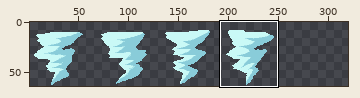
Two versions of one sprite sheet, RogueNaraka/Assets/Sprites/Skill/skill_spr_tornado.png. The first picture is a wide view before the edit; the outline marks the close-up.
Close-up. Before the edit:
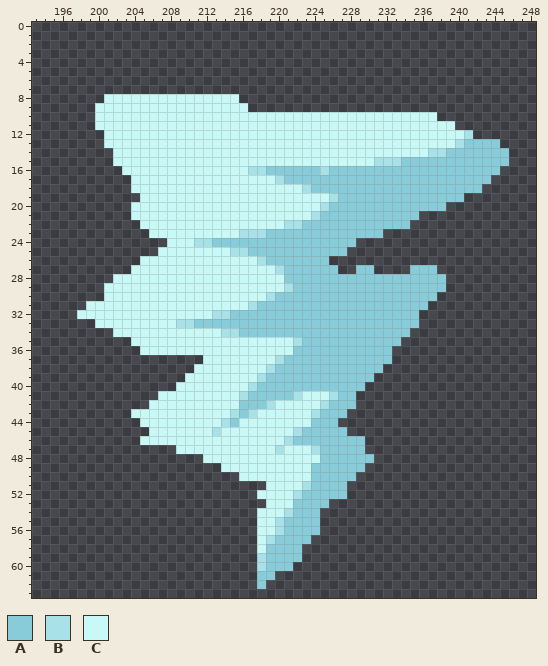
The file is 256x64 pixels. Shown: x 193..248, y 0..63. The old version is drawn lined up with the new one, on the new canvas. The wide view leaves out empty margins. The commit also changed other parts of the picture, which this record leaves out.
Palette (. is transparent): A #89ccd9  B #a8e2e8  C #c9f9f6
Pixels before (only the part around the change), first column x 193:
 0 ........................................................
 1 ........................................................
 2 ........................................................
 3 ........................................................
 4 ........................................................
 5 ........................................................
 6 ........................................................
 7 ........................................................
 8 ........CCCCCCCCCCCCCCC.................................
 9 .......CCCCCCCCCCCCCCCCC................................
10 .......CCCCCCCCCCCCCCCCCCCCCCCCCCCCCCCCCCCCCC...........
11 .......CCCCCCCCCCCCCCCCCCCCCCCCCCCCCCCCCCCCCCCC.........
12 ........CCCCCCCCCCCCCCCCCCCCCCCCCCCCCCCCCCCCCCCCB.......
13 ........CCCCCCCCCCCCCCCCCCCCCCCCCCCCCCCCCCCCCCCBAAAA....
14 .........CCCCCCCCCCCCCCCCCCCCCCCCCCCCCCCCCCCBBAAAAAAA...
15 .........CCCCCCCCCCCCCCCCCCCCCCCCCCCCCBBBAAAAAAAAAAAA...
16 ..........CCCCCCCCCCCCCCBBAAAAAABAAAAAAAAAAAAAAAAAAA....
17 ...........CCCCCCCCCCCCCCCCBAAAAAAAAAAAAAAAAAAAAAAA.....
18 ...........CCCCCCCCCCCCCCCCCCCBAAAAAAAAAAAAAAAAAAA......
19 ............CCCCCCCCCCCCCCCCCCCCCBAAAAAAAAAAAAAA........
20 ...........CCCCCCCCCCCCCCCCCCCCCBAAAAAAAAAAAAA..........
21 ...........CCCCCCCCCCCCCCCCCCCCBAAAAAAAAAAA.............
22 ............CCCCCCCCCCCCCCCCBBAAAAAAAAAAAA..............
23 .............CCCCCCCCCCBBBAAAAAAAAAAAAA.................
24 ...............CCCBBAAAAAAAAAAAAAAAA....................
25 ..............CCCCCCCCBBAAAAAAAAAAA.....................
26 ............CCCCCCCCCCCCCBAAAAAAA.......................
27 ...........CCCCCCCCCCCCCCCCBAAAAAA..AA....AAA...........
28 .........CCCCCCCCCCCCCCCCCCCAAAAAAAAAAAAAAAAAA..........
29 ........CCCCCCCCCCCCCCCCCCCCBAAAAAAAAAAAAAAAAA..........
30 ........CCCCCCCCCCCCCCCCCCBAAAAAAAAAAAAAAAAAA...........
31 ......CCCCCCCCCCCCCCCCCCBAAAAAAAAAAAAAAAAAAA............
32 .....CCCCCCCCCCCCCCCBBAAAAAAAAAAAAAAAAAAAAA.............
33 .......CCCCCCCCCBBAAAAAAAAAAAAAAAAAAAAAAAAA.............
34 .........CCCCCCCCCCCCBBAAAAAAAAAAAAAAAAAAA..............
35 ...........CCCCCCCCCCCCCCCCCCBAAAAAAAAAAA...............
36 ............CCCCCCCCCCCCCCCCCAAAAAAAAAAA................
37 ...................CCCCCCCCBAAAAAAAAAAAA................
38 ..................CCCCCCCCBAAAAAAAAAAAA.................
39 .................CCCCCCCCBAAAAAAAAAAAA..................
40 ................CCCCCCCCBAAAAAAAAAAAA...................
41 ..............CCCCCCCCCBAAAAABCCCBAA....................
42 .............CCCCCCCCCCAAABCCCCCBAAA....................
43 ...........CCCCCCCCCCCBABCCCCCCBAAA.....................
44 ............CCCCCCCCCBACCCCCCCCAAA......................
45 .............CCCCCCCBCCCCCCCCBAAAAA.....................
46 ............CCCCCCCCCCCCCCCCBAAAAAAAA...................
47 ................CCCCCCCCCCCBCCCBAAAAA...................
48 ...................CCCCCCCCCCCCCAAAAAA..................
49 .....................CCCCCCCCCCAAAAAA...................
50 .......................CCCCCCCCAAAAA....................
51 ..........................CCCCBAAAA.....................
52 .........................CCCCBAAAAA.....................
53 ..........................CCCAAAA.......................
54 .........................CCCBAAA........................
55 .........................CCBAAAA........................
56 .........................CCBAAAA........................
57 .........................CBAAAA.........................
58 .........................CAAAA..........................
59 .........................BAAAA..........................
60 .........................BAAA...........................
61 .........................AA.............................
62 .........................A..............................
63 ........................................................
And afterwards:
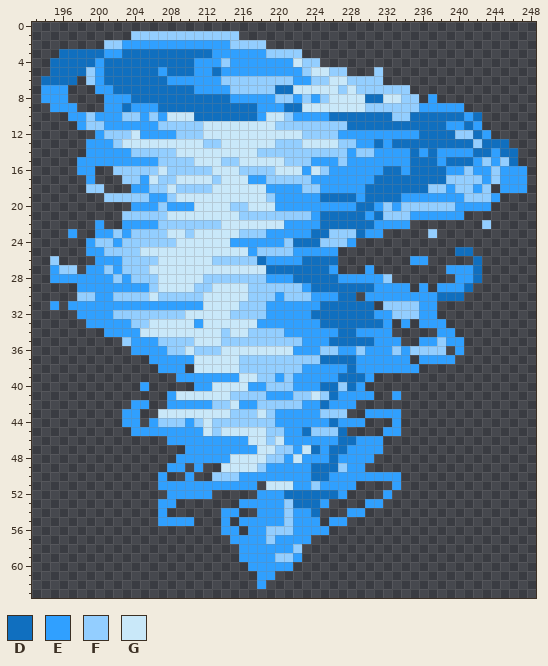
Colours new in this view: D #106fbf  E #30a0ff  F #93ceff  G #c9e8f9
The edit:
canvas 256x64 -> 320x64, the old top-left corner now at -1,0 (the part of the old canvas that was cut away was empty and is not shown)
Changed rows in their new state; - is an unchanged pixel.
first column x 194:
 1 ----------FFFFFFFFFFFF--------------------------------
 2 -------FFEEEEEEEEEEEEFFFF-----------------------------
 3 --DDDDDEEDDDDDDDDDDEEEEEEFFFF-------------------------
 4 -DDDDDEDDDDDDDDDDEEEFEEEEEEEGFF-----------------------
 5 -DDDDFEDDDDDDEDDDEEDEEEEEEEEEFGGFF---F----------------
 6 DDDD-FEDDDDDDDEEEEEEFFFFFFFFEEFFGGFFFF----------------
 7 EEE---EEDDDDDDDDDEEEEFFFFFDDGGGGGFGFFFFFF-------------
 8 EEE----EEEDDDDDDDDDDDEEEEEFFEFEFGGGGDDGGFF-E----------
 9 -EEE--.EEDEEEDDDDDDDDDDDEEEDDGGGGGGGFFFFFFEEEEE-------
10 ---EEFEEEFFEFEGGGDDDDDDDEGGFEEEEDDDDDDDFFDDDDDDED-----
11 ----EFFEEEEEEFFFFFGGGGGGGGFFFFFFFFDDDDDDDDDDDEEDE-----
12 ------EFFFGEEEEFFFGGGGGGGGGGGFFFFEEEEEEEEEDDDDFFDE----
13 -----EEEFGGGGGGGGGFFGGGGGGFFFGGGGFFEEDEDDDDDDDDDFDDD--
14 -----EEEEEFFFFFGGGGGGGGGFFFFFFFFFFEFFEEEEDEDEEEEDDEDD-
15 ----EEEEEEEEEFFFFGGGFFGGGGGFFFEEEFEEEEEEEDDDEDDDEFEFD-
16 ----EE--FFFFFGFFFFFGGGFFFFGGGEGFEEEEEEDDEDDDDEEFEEFEEE
17 -----E---FFEGFFGGGGFGGGEEFFFFFEEEEEEEDDDDDDDDFFFFEFEEE
18 -----FF---EEFFGFFFFGGGGGGEEEEFFEEEEEDDDDDDDFFEFFEF-EEE
19 -------FFFFFEEFGGGGGGGGGGFEEEEEDDDDEDDDDEEEEEEEFFFE---
20 ----------EEEFEEEGGGGFFGGGEEEEEEEEEDDEFEFFFFFFEEEE----
21 ---------FFFFFGGGGGGGGFFFFFFFFEDDDDDEDFFFEEEEEE-------
22 ------E--EEEEFFFFFFFGGGGGGGEEEEDDDDDDEEEE--------F----
23 ---E--EEFEFFFFGGFGGGGGFFFEEEEEDDFFFDEE-----F----------
24 -----EFFEFFFFFFGGGGGGEEEEEEFDDDFFFE-------------------
25 -----EEFFFFGGGGGGGGGGGGEFFFFEEEEE.------------DD------
26 -F----EEEFFFFGGGGGGFFFFFDEEEEDDDD--------EE-----D-----
27 -EFF-EEFEFFFGGGGGGGGGGGGGDDDDDDDE--.E----...-EEED-----
28 -EEEEEEEFEFFFGGGGGFFFFFFFEEEDDDDDEEEEEF......-EED-----
29 ----EEEEEEEEFGGGGFFGGGGFFFFFFEDDDDDDDEEEE.E.EEED------
30 ----FFEEFFFFGFFFFFGGGGGFFFEFFFEEEDD.EEEEEEEEDDD-------
31 -E-EEEEEEEEEEEEEEEGGGGFFFEEEEEEDDDDDD.FFFFEE----------
32 ----EEEEFFFFFFFFGGGGGFFFFEEEEEDDDDDDDEEFFFEE----------
33 -----EEEEEFFGGGGGEGGGGGGEEEEEEEDDDDDDDE.E.EEE---------
34 -------EEEEGGGGGGGGGFGGFFFFEEEEEEDDEEEE..---EE--------
35 ---------FEEEFFFFGGGFFFFFFFFFEEEDDDDDEEE--EEFEE-------
36 ----------EEEEFFGFFFGGGGGGGGEEEFFEEFEEEFEFFFF-E-------
37 ------------EEEEEGGGGGFFFFFFFFFDDDDEEEEEE-EEEE--------
38 -------------EEE-GGGGGFFFFFFFEEEEEDEEEEEEE------------
39 ---------------EEEEEEEGGFFEFEEEEEDDDE-----------------
40 -----------E---..EEGGGGEEFFFEEEDDFDE------------------
41 -------------.EGGGGGGFFFFEEEFFGFDEEEE--E--------------
42 ----------EE..EEEEEFFGEEFFFFFEEDEEE-------------------
43 ---------EE..GGGGGGGGFFFGFEEEEEFFF--EEEE--------------
44 ---------EE.EFFFEFGFFFFFFFEEEEEEDEEE---E--------------
45 ----------EEEEEEEEGFGGGGGFFEEDFFFD----EE--------------
46 -----------...EEEEEEEEEGGFGEEEEEEDDEEE----------------
47 ---------------.EEEEEEEEGGFFEGDEDDEEEE----------------
48 ---------------EEEEEEGGGGFFEGEEEDEEEE-----------------
49 --------------EE-E--GGGGFEEEEEDDDFEE------------------
50 -------------E--E--FFFEEEEEEEEDDEEEEEEEE--------------
51 -------------EEEEEEEEEEE-GGGEEFEEEE----E--------------
52 --------------EEEEE-----EEEDDDDDDE----E---------------
53 -------------EE-------EEEEEFDDDE----EE----------------
54 -------------E------EE--EEEFEED---EE------------------
55 -------------EEEE---E-EEEEEFEEE-EE--------------------
56 --------------------EE-EEFFFEEEE----------------------
57 ---------------------EEEEFEEEE------------------------
58 ----------------------EEEEEEF-------------------------
59 ----------------------EEEEFFE-------------------------
60 -----------------------EEEEE--------------------------
61 ------------------------EE----------------------------
62 ------------------------E-----------------------------
Where, in picture pixels (left, top, right, bottom), the same in both close-ups:
changed: (41, 31, 527, 589)
